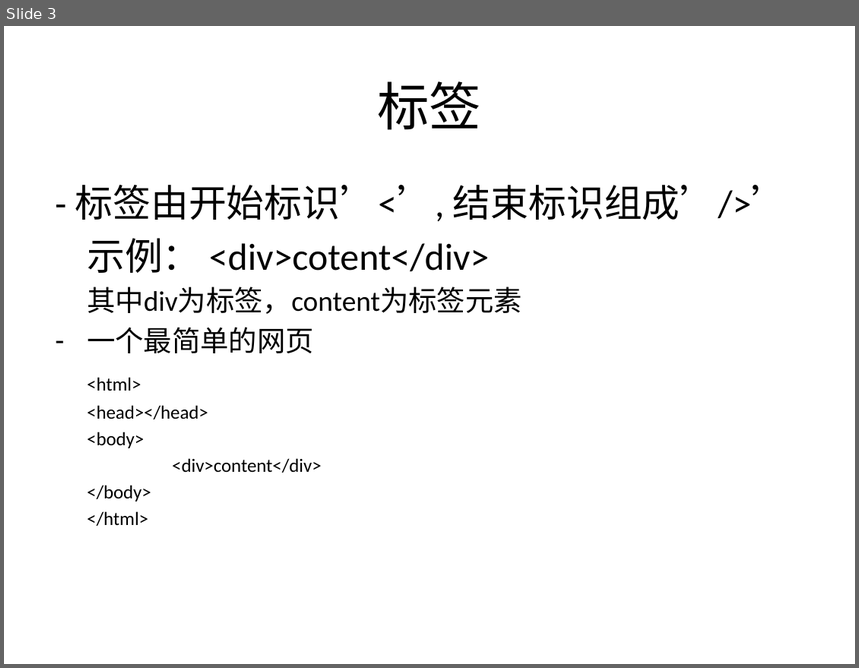
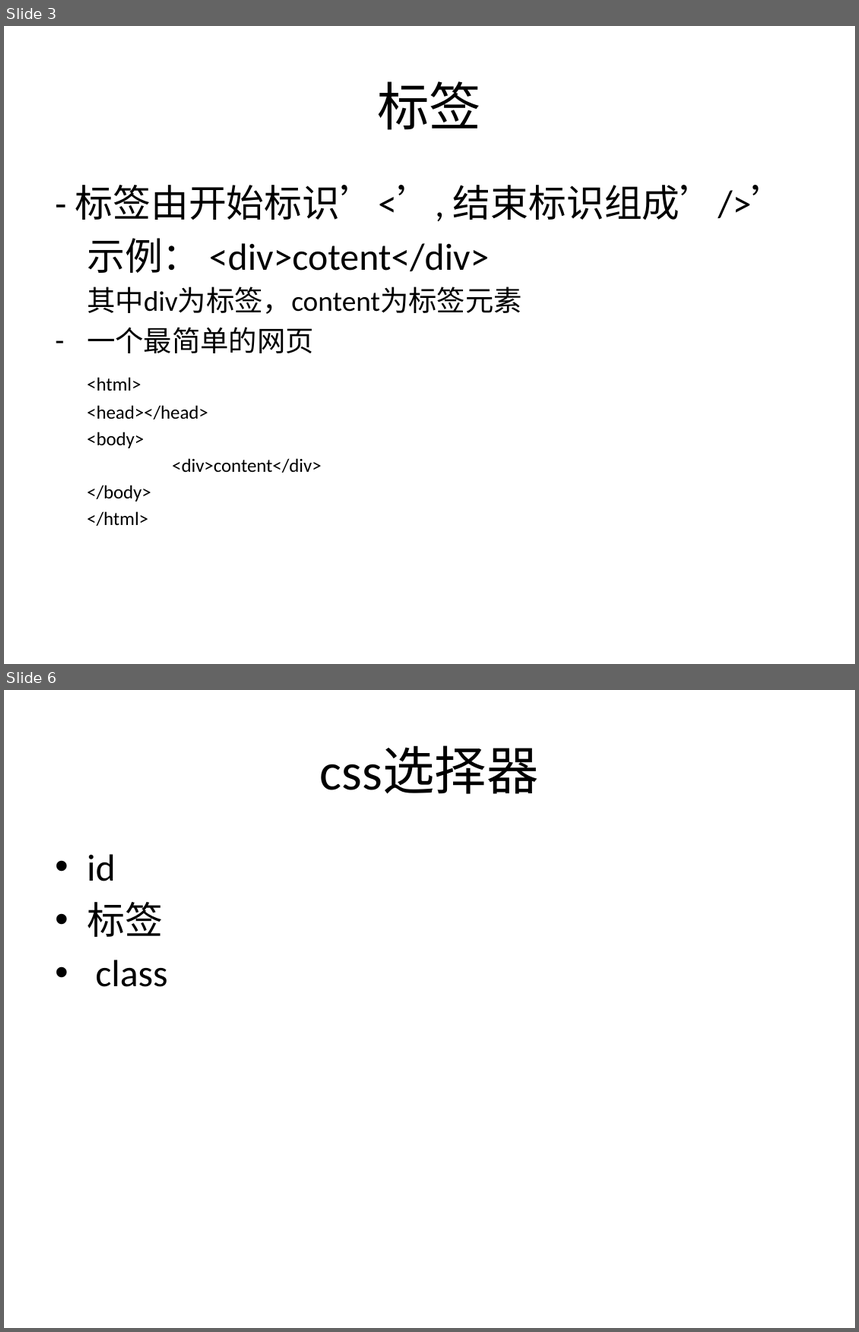
Before and after one commit to zhan3333/html-css-js-example, a slide deck: ppt/html-css-js.pptx. Shown one above the other, each under a label of ours: slide 3 before the commit, slides 3 and 6 after it; the slides between them are not shown. The pictures are 859x668 and 859x1332 pixels, drawn with LibreOffice and Linux fonts; fonts in the diff are those of the drawing. Boxes give left, top, right and bottom in pixels: in the first picture for what was removed or moved away, otherwise in the second. Text is boxed around its words. In the diff, an @@ line names an element or a change of style, - is before the commit and + after.

```diff
--- a/ppt/html-css-js.pptx
+++ b/ppt/html-css-js.pptx
@@ slide 6 added at [4, 690, 855, 1328], background #FFFFFF @@
@@ title added at [320, 746, 539, 794], 44 pt, text #000000 @@
+css选择器
@@ text added at [87, 854, 167, 987], 32 pt, text #000000 @@
+• id
+• 标签
+• class
```
Also in this commit, not shown: 4 other slides added, 7 other files.
